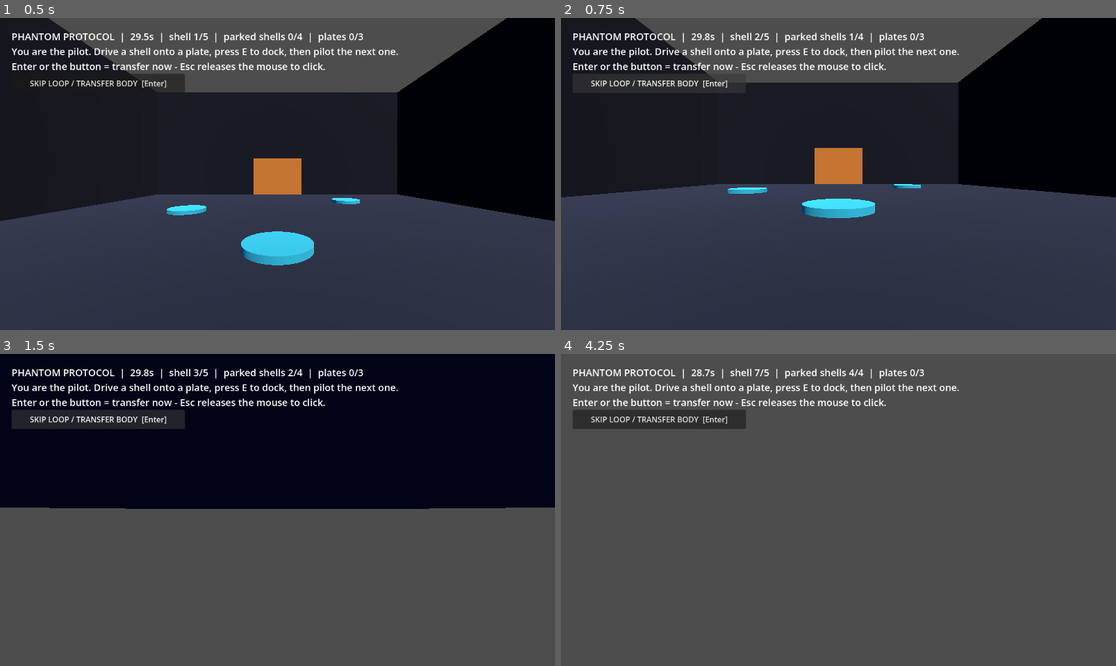
Above: before the commit, frames 1-4 (two rows, left to right).
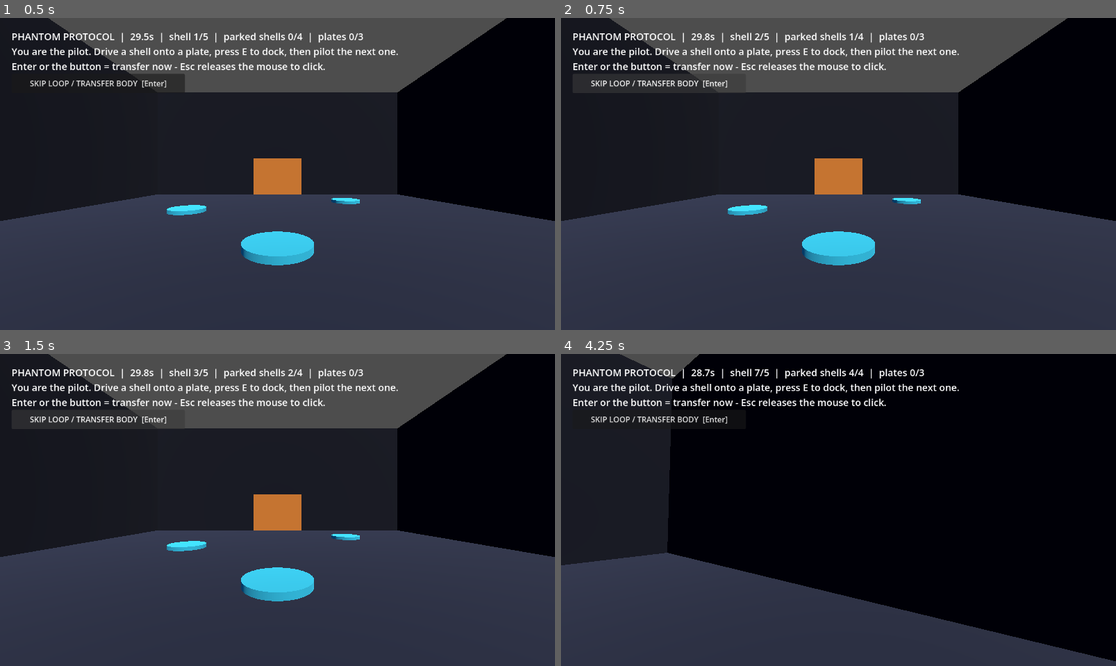
Above: after the commit, the same moments.

Repository: peakbuild112000/phantom-loop
Game: Godot game, scene res://scenes/main.tscn
The game is run twice, just before and just after one commit, with the same random seed, the same clock (stepped at 60 frames per second) and the same inputs.
Inputs (mouse positions are in pixels of both pictures, inside the frame that each line leads up to):
- Up to frame 1 (0.5 s): no input
- Up to frame 2 (0.75 s): click "SKIP LOOP / TRANSFER BODY [En…" at 0.5 s
- Up to frame 3 (1.5 s): click "SKIP LOOP / TRANSFER BODY [En…" at 1.25 s
- Up to frame 4 (4.25 s): tap Enter at 2, 2.85 s; move the mouse to (960, 494) at 2.02 s; hold D (move_right) 2.03-2.78 s; hold E (interact) 2.03-2.78 s; click (960, 494) at 2.17 s; move the mouse to (810, 510) at 2.77 s; hold W (move_forward) from 2.78 s (still down); click (810, 510) at 2.92 s; move the mouse to (849, 503) at 3.52 s; hold E (interact) from 3.53 s (still down); click (849, 503) at 3.67 s

Frame 1 is identical in both runs. In frame 2, 9.6% of the frame differs, in the area x 0-100%, y 0-80%; in frame 3, 72%; in frame 4, 97%, in the area x 0-100%, y 0-100%.

Commit message:
fix: ghosts no longer push player, drag-look on Web, hide overlapping ghosts

Diff:
--- a/scripts/phantom_loop.gd
+++ b/scripts/phantom_loop.gd
@@ -26,14 +26,18 @@
 var _won := false
 var _door_latched := false
 var _pitch := 0.0
+var _dragging := false
 
 func _ready() -> void:
 	_build_room()
 	_build_player()
 	_build_hud()
 	_reset_room()
-	# Web browsers only allow pointer lock after a user gesture.
-	Input.mouse_mode = Input.MOUSE_MODE_VISIBLE
+	# On Web we use click-drag look: no pointer lock, so the skip button stays clickable.
+	if OS.has_feature("web"):
+		Input.mouse_mode = Input.MOUSE_MODE_VISIBLE
+	else:
+		Input.mouse_mode = Input.MOUSE_MODE_CAPTURED
 
 func _physics_process(delta: float) -> void:
 	if _won:
@@ -49,14 +53,21 @@
 	_update_hud()
 
 func _unhandled_input(event: InputEvent) -> void:
-	if event is InputEventMouseMotion and Input.mouse_mode == Input.MOUSE_MODE_CAPTURED:
+	var look := Input.mouse_mode == Input.MOUSE_MODE_CAPTURED
+	if OS.has_feature("web"):
+		look = _dragging
+	if event is InputEventMouseMotion and look:
 		_player.rotate_y(-event.relative.x * 0.0025)
 		_pitch = clampf(_pitch - event.relative.y * 0.0025, -1.2, 1.2)
 		_cam.rotation.x = _pitch
-	if event is InputEventMouseButton and event.button_index == MOUSE_BUTTON_LEFT and event.pressed:
-		if Input.mouse_mode != Input.MOUSE_MODE_CAPTURED:
+	if event is InputEventMouseButton and event.button_index == MOUSE_BUTTON_LEFT:
+		_dragging = event.pressed
+		if OS.has_feature("web"):
+			Input.mouse_mode = Input.MOUSE_MODE_VISIBLE
+		elif event.pressed and Input.mouse_mode != Input.MOUSE_MODE_CAPTURED:
 			Input.mouse_mode = Input.MOUSE_MODE_CAPTURED
 	if event is InputEventKey and event.keycode == KEY_ESCAPE and event.pressed:
+		_dragging = false
 		Input.mouse_mode = Input.MOUSE_MODE_VISIBLE
 	if event is InputEventKey and event.keycode == KEY_ENTER and event.pressed and not _won:
 		_finish_loop()
@@ -92,6 +103,7 @@
 		var f: Dictionary = frames[_cursors[i]]
 		_ghosts[i].global_position = f["pos"]
 		_ghosts[i].set_meta("action", f["action"])
+		_ghosts[i].visible = _ghosts[i].global_position.distance_to(_player.global_position) > 1.4
 		_cursors[i] += 1
 
 	var all := true
@@ -110,6 +122,7 @@
 	_open_door(_door_latched)
 	if _door_latched and _player.global_position.z < -8.2:
 		_won = true
+		_dragging = false
 		Input.mouse_mode = Input.MOUSE_MODE_VISIBLE
 
 func _finish_loop() -> void:
@@ -144,11 +157,17 @@
 	_ghosts.clear()
 	_cursors.clear()
 	for rec in _recordings:
-		_ghosts.append(_make_ghost())
+		var g := _make_ghost()
+		if not rec.is_empty():
+			g.global_position = rec[0]["pos"]
+		_ghosts.append(g)
 		_cursors.append(0)
 
 func _make_ghost() -> CharacterBody3D:
 	var g := CharacterBody3D.new()
+	# Layer 2, mask 0: plates detect ghosts, but ghosts never push the player.
+	g.collision_layer = 2
+	g.collision_mask = 0
 	var shape := SphereShape3D.new()
 	shape.radius = 0.45
 	var col := CollisionShape3D.new()
@@ -228,6 +247,7 @@
 
 func _make_plate(pos: Vector3) -> Area3D:
 	var area := Area3D.new()
+	area.collision_mask = 3  # see player layer 1 and parked shells on layer 2
 	var mesh := MeshInstance3D.new()
 	var cyl := CylinderMesh.new()
 	cyl.top_radius = 0.8
@@ -251,6 +271,8 @@
 
 func _build_player() -> void:
 	_player = CharacterBody3D.new()
+	_player.collision_layer = 1
+	_player.collision_mask = 1
 	var col := CollisionShape3D.new()
 	var capsule := CapsuleShape3D.new()
 	capsule.radius = 0.4
Not shown, changed: docs/COPY_ME.md
